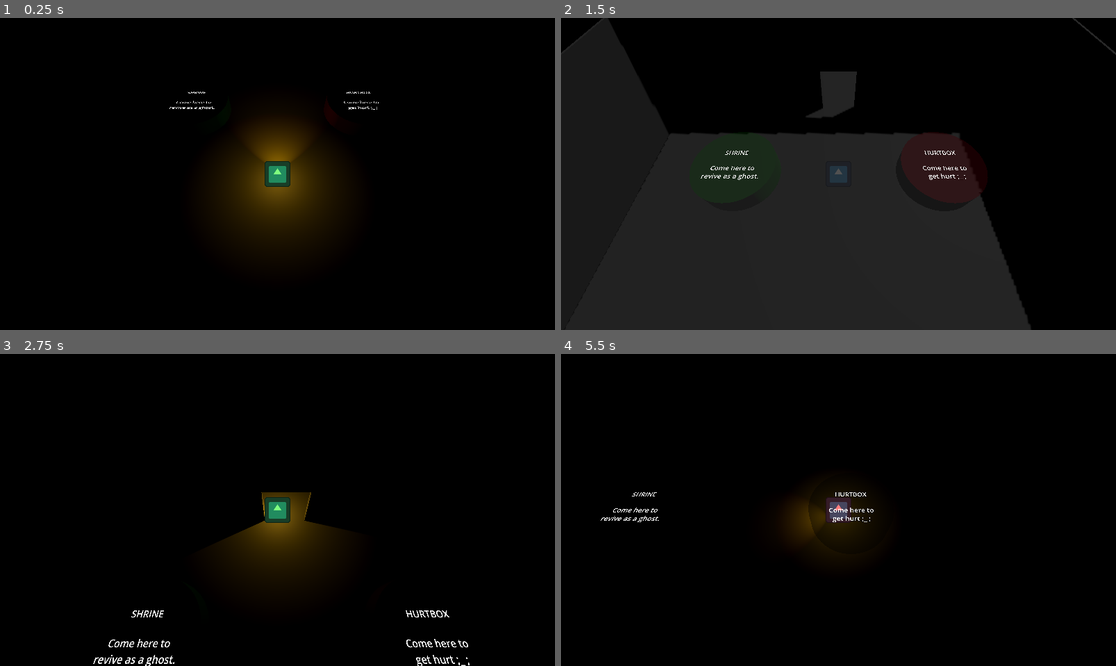
Above: before the commit, frames 1-4 (two rows, left to right).
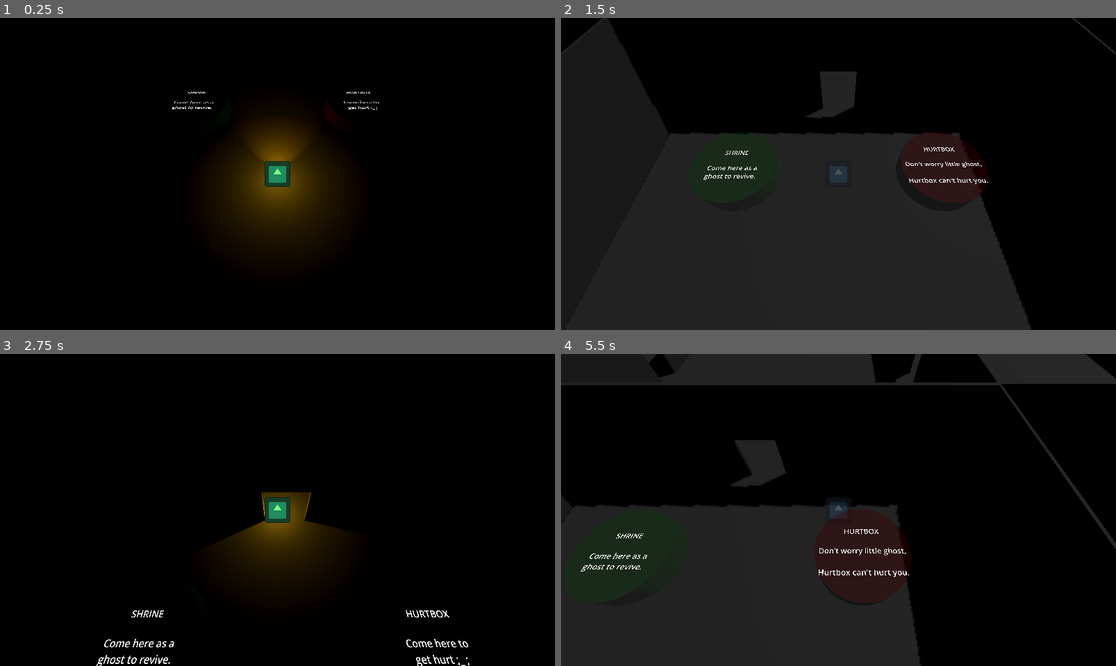
Above: after the commit, the same moments.

Repository: Rusty-Rat-Studios/dead-living-and-dying
Game: Godot game, scene res://game.tscn
Two runs of this game, one before a commit and one after it. Both use one fixed random seed, a clock stepped at 60 frames per second and the inputs below. The engine's default icon, where the game draws it, is replaced by a stand-in: a white triangle on a blue panel in a dark square.
Inputs (mouse positions are in pixels of both pictures, inside the frame that each line leads up to):
- Up to frame 1 (0.25 s): no input
- Up to frame 2 (1.5 s): tap Enter at 0.5 s; move the mouse to (810, 236) at 0.52 s; hold Up (ui_up) from 0.53 s (still down); tap Tab at 0.6, 1.35 s; move the mouse to (1005, 220) at 1.27 s
- Up to frame 3 (2.75 s): move the mouse to (111, 463) at 2.02 s; release Up (ui_up) at 2.03 s; hold Left (ui_left) from 2.03 s (still down); tap Tab at 2.1 s
- Up to frame 4 (5.5 s): tap Space at 2.75 s; move the mouse to (866, 510) at 2.77 s; tap Tab every 0.75 s from 2.85 to 5.1 s; tap Enter at 3.5 s; move the mouse to (755, 432) at 3.52 s; release Left (ui_left) at 3.53 s; hold Down (ui_down) 3.53-4.28 s; move the mouse to (960, 494) at 4.27 s; hold Right (ui_right) 4.28-5.03 s; move the mouse to (727, 525) at 5.02 s; hold Up (ui_up) from 5.03 s (still down)

The runs differ from the first frame. In frame 1, less than 0.1% of the frame differs, in the area x 30-68%, y 26-30%; in frame 2, 0.4%; in frame 3, 0.4%; in frame 4, 40%, in the area x 0-100%, y 0-100%.

Commit message:
Add hurtbox logic with player-controlled hurt cooldown

Diff:
--- a/autoloads/signal_bus.gd
+++ b/autoloads/signal_bus.gd
@@ -4,6 +4,13 @@
 # e.g. Game node making universal changes (e.g. lighting) based on player state
 signal player_state_changed(state_name: String)
 
+# when the player takes damage. caught by player states to cause state change
+signal player_hurt
+
+# signifies player hit cooldown has finished, used to determine if player is
+# still intersecting an area they should take damage from
+signal hit_cooldown_finished
+
 # signal for communicating player entering and leaving a room
 # passes the room instance which ghosts can match against their
 # current_room variable
--- a/game.gd
+++ b/game.gd
@@ -10,6 +10,10 @@
 
 # Called when the node enters the scene tree for the first time.
 func _ready() -> void:
+	# Initialize player
+	# pass reference of state machine to the player
+	player.init($StateMachine)
+
 	# Initialize state machine
 	# pass reference of the player to the states
 	state_machine.init($Player)
--- a/game.tscn
+++ b/game.tscn
@@ -1,13 +1,14 @@
-[gd_scene load_steps=16 format=3 uid="uid://dx3xbk4c7uji8"]
+[gd_scene load_steps=18 format=3 uid="uid://dx3xbk4c7uji8"]
 
 [ext_resource type="Script" path="res://game.gd" id="1_77rk7"]
 [ext_resource type="PackedScene" uid="uid://mt6b5vxmupgn" path="res://player/player.tscn" id="1_hu241"]
-[ext_resource type="Script" path="res://base_classes/state_machine.gd" id="5_1w8up"]
+[ext_resource type="Script" path="res://base_classes/state_machine.gd" id="3_fg5sk"]
 [ext_resource type="Script" path="res://player/state_dead.gd" id="6_bheuf"]
 [ext_resource type="Script" path="res://player/state_living.gd" id="7_unc66"]
 [ext_resource type="Script" path="res://player/state_dying.gd" id="8_isvo6"]
 [ext_resource type="PackedScene" uid="uid://yihpxsaeuqdi" path="res://ghost/ghost.tscn" id="9_t4a6d"]
 [ext_resource type="PackedScene" uid="uid://b3nn5u3a5o85j" path="res://map/floor.tscn" id="10_44xgk"]
+[ext_resource type="Script" path="res://hurtbox.gd" id="10_ejeyg"]
 [ext_resource type="Script" path="res://map/room.gd" id="10_uwref"]
 [ext_resource type="PackedScene" uid="uid://cexvn2mosncly" path="res://map/wall_with_door.tscn" id="11_odxui"]
 [ext_resource type="PackedScene" uid="uid://bson3umirpot2" path="res://map/wall_without_door.tscn" id="12_5tnol"]
@@ -87,6 +88,10 @@
 
 [node name="Hurtbox" type="Area3D" parent="World/RoomBottom"]
 transform = Transform3D(1, 0, 0, 0, 1, 0, 0, 0, 1, 5, 0, -5)
+collision_layer = 0
+collision_mask = 2
+monitorable = false
+script = ExtResource("10_ejeyg")
 
 [node name="CollisionShape3D" type="CollisionShape3D" parent="World/RoomBottom/Hurtbox"]
 shape = SubResource("CylinderShape3D_eitr8")
@@ -115,8 +120,8 @@
 transform = Transform3D(1, 0, 0, 0, -4.37114e-08, 1, 0, -1, -4.37114e-08, 0, 1, 0)
 text = "SHRINE
 
-Come here to
-revive as a ghost."
+Come here as a
+ghost to revive."
 font_size = 64
 
 [node name="RoomCenter" type="Node3D" parent="World"]
--- /dev/null
+++ b/hurtbox.gd
@@ -0,0 +1,48 @@
+extends Area3D
+
+# responds to player hit timer elapsing
+@onready var hit_cooldown_active: bool = false
+# tracks if player is in the area or not
+@onready var player_colliding: bool = false
+
+# Called when the node enters the scene tree for the first time.
+func _ready() -> void:
+	body_entered.connect(_on_body_entered)
+	body_exited.connect(_on_body_exited)
+
+	SignalBus.hit_cooldown_finished.connect(_on_hit_cooldown_finished)
+
+	# just for giggles
+	SignalBus.player_state_changed.connect(_on_state_change)
+
+
+func hurt_player() -> void:
+	if not hit_cooldown_active and player_colliding:
+		SignalBus.emit_signal("player_hurt")
+		hit_cooldown_active = true
+
+
+func _on_body_entered(body: Node3D) -> void:
+	if body == PlayerHandler.get_player():
+		player_colliding = true
+		hurt_player()
+
+
+func _on_body_exited(body: Node3D) -> void:
+	if body == PlayerHandler.get_player():
+		player_colliding = false
+
+
+func _on_state_change(state_name: String) -> void:
+	match state_name:
+		"Living":
+			$Label3D.text = "HURTBOX\n\nCome here to\nget hurt ;_ ;"
+		"Dead":
+			$Label3D.text = "HURTBOX\n\nDon't worry little ghost,\n\nHurtbox can't hurt you."
+
+
+func _on_hit_cooldown_finished() -> void:
+	hit_cooldown_active = false
+	# damage player again if they're still intersecting
+	if player_colliding:
+		hurt_player()
--- a/player/player.gd
+++ b/player/player.gd
@@ -1,17 +1,29 @@
 class_name Player
 extends CharacterBody3D
 
+# used to set cooldown timer
+const HIT_COOLDOWN: float = 2.0
+
+var state_machine: Node
 # used to check whether mouse or controller was last used to look around
 var last_mouse_pos: Vector2
 
+@onready var hit_cooldown_active: bool = false
 @onready var speed: float = 6.0
 @onready var light_omni: OmniLight3D = $OmniLight3D
 @onready var light_spot: SpotLight3D = $LightOffset/SpotLight3D
 @onready var camera: Camera3D = $RotationOffset/Camera3D
 
+
 func _ready() -> void:
 	light_omni.light_color = Color("GOLDENROD")
 	light_spot.light_color = Color("GOLDENROD")
+	SignalBus.player_hurt.connect(_on_player_hurt)
+	$HitCooldown.timeout.connect(_on_hit_cooldown_timeout)
+
+
+func init(state_machine: Node) -> void:
+	self.state_machine = state_machine
 
 
 # gdlint:ignore = unused-argument
@@ -79,3 +91,23 @@
 	var light_target: Vector3 = Vector3(light_direction.x, 1, light_direction.y)
 	# point light, ensuring parallel with floor
 	$LightOffset.look_at(light_target)
+
+
+func _on_player_hurt() -> void:
+	if not hit_cooldown_active:
+		# hit cooldown is inactive, start cooldown
+		hit_cooldown_active = true
+		SignalBus.emit_signal("player_hurt")
+		$HitCooldown.wait_time = HIT_COOLDOWN
+		$HitCooldown.start()
+	# do nothing if cooldown active
+
+
+func _on_hit_cooldown_timeout() -> void:
+	print("Hit Cooldown finished")
+	# deactivate invincibility frames
+	hit_cooldown_active = false
+
+	# reset cooldown
+	$HitCooldown.wait_time = HIT_COOLDOWN
+	SignalBus.emit_signal("hit_cooldown_finished")
--- a/player/player.tscn
+++ b/player/player.tscn
@@ -36,3 +36,6 @@
 light_size = 0.4
 shadow_enabled = true
 spot_range = 250.0
+
+[node name="HitCooldown" type="Timer" parent="."]
+one_shot = true
--- a/player/state_dead.gd
+++ b/player/state_dead.gd
@@ -1,9 +1,11 @@
 extends PlayerState
+
 
 func enter() -> void:
 	super()
 	parent.speed = 10.0
 
+	SignalBus.player_hurt.connect(_on_player_hurt)
 	SignalBus.emit_signal("player_state_changed", "Dead")
 
 	# change collision layer out of physical plane into spirit plane
@@ -20,6 +22,8 @@
 	parent.collision_layer = 2
 	parent.collision_mask = 5
 
+	SignalBus.player_hurt.disconnect(_on_player_hurt)
+
 
 func process_input(event: InputEvent) -> State:
 	# DEBUG: press tab to cycle state
@@ -27,3 +31,8 @@
 		if event.keycode == KEY_TAB:
 			return state_living
 	return null
+
+
+func _on_player_hurt() -> void:
+	# TODO: Implement game-over signal
+	pass
--- a/player/state_dying.gd
+++ b/player/state_dying.gd
@@ -5,6 +5,7 @@
 	super()
 	parent.speed = 4.0
 
+	SignalBus.player_hurt.connect(_on_player_hurt)
 	SignalBus.emit_signal("player_state_changed", "Dying")
 
 	# DEBUG: modulate color according to state
@@ -17,6 +18,9 @@
 	parent.light_spot.light_energy = 0.4
 
 
+func exit() -> void:
+	SignalBus.player_hurt.disconnect(_on_player_hurt)
+
 
 func process_input(event: InputEvent) -> State:
 	# DEBUG: press tab to cycle state
@@ -24,3 +28,7 @@
 		if event.keycode == KEY_TAB:
 			return state_dead
 	return null
+
+
+func _on_player_hurt() -> void:
+	parent.state_machine.change_state(state_dead)
--- a/player/state_living.gd
+++ b/player/state_living.gd
@@ -5,6 +5,7 @@
 	super()
 	parent.speed = 6.0
 
+	SignalBus.player_hurt.connect(_on_player_hurt)
 	SignalBus.emit_signal("player_state_changed", "Living")
 
 	# DEBUG: modulate color according to state
@@ -17,9 +18,17 @@
 	parent.light_spot.light_energy = 1
 
 
+func exit() -> void:
+	SignalBus.player_hurt.disconnect(_on_player_hurt)
+
+
 func process_input(event: InputEvent) -> State:
 	# DEBUG: press tab to cycle state
 	if event is InputEventKey and event.pressed:
 		if event.keycode == KEY_TAB:
 			return state_dying
 	return null
+
+
+func _on_player_hurt() -> void:
+	parent.state_machine.change_state(state_dying)
Not shown: 1 places in game.tscn that only renumber resources
Not shown: 1 places in player/player.tscn that only renumber resources
